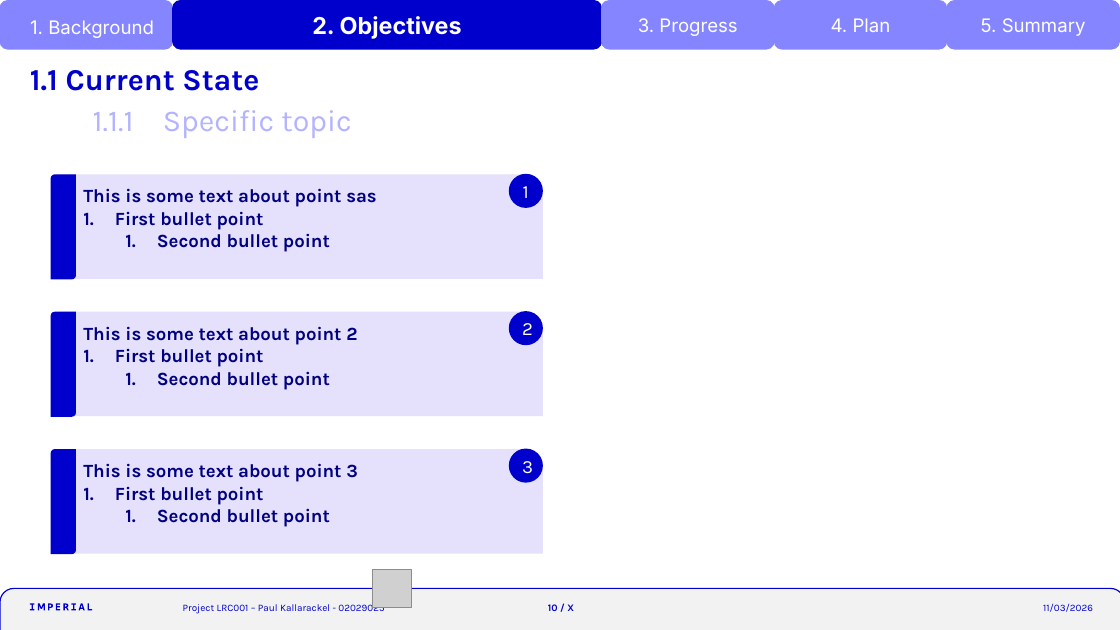
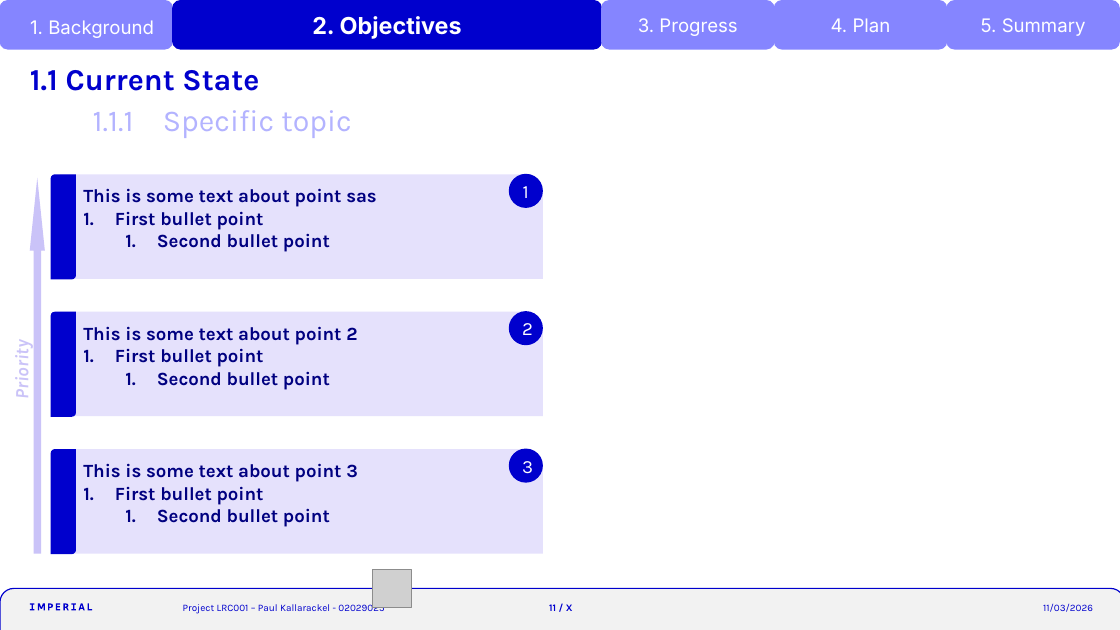
Before and after one commit to krackalackel02/FYP-Interim, a slide deck: slide 11 of Interim.pptm (slide 10 before the commit). Drawn at 1120x630 pixels with LibreOffice and Linux fonts; fonts in the diff are those of the drawing; grey boxes stand for pictures. Boxes give left, top, right and bottom in pixels: in the first picture for what was removed or moved away, otherwise in the second. Text is boxed around its words. In the diff, an @@ line names an element or a change of style, - is before the commit and + after.

```diff
--- a/Interim.pptm
+++ b/Interim.pptm
@@ up arrow added at bbox=[29, 178, 45, 554], fill #CAC3F8 @@
@@ text added at bbox=[9, 345, 33, 397], 16 pt, text #CAC3F8, bold, italic @@
+Priority
@@ page number at bbox=[549, 604, 573, 611]: text changed @@
-10 / X
+11 / X
```
Also in this commit, not shown: 3 other slides changed, 1 slide added.
